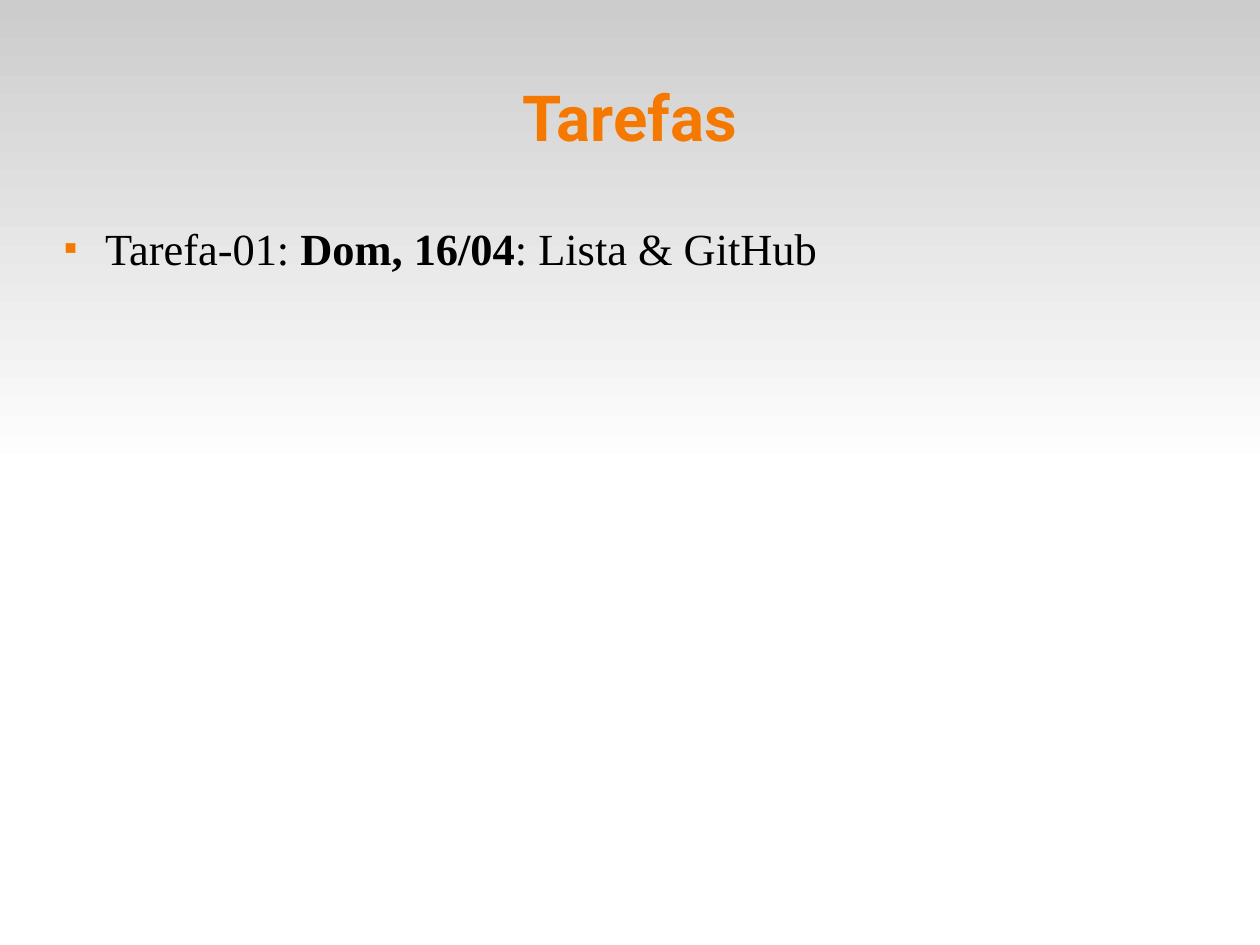
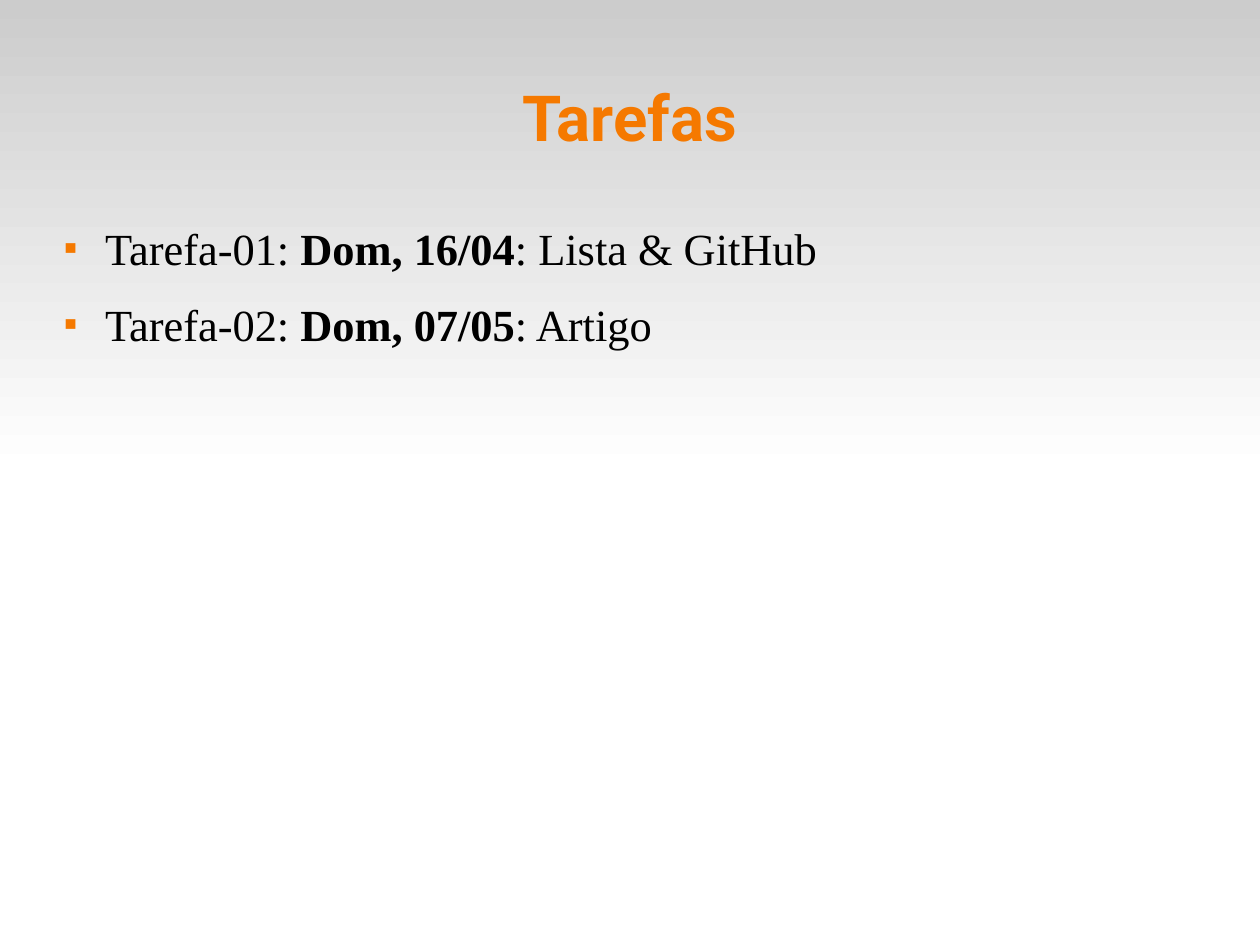
Before and after one commit to fsantanna-uerj/EDL, a slide deck: slide 6 of slides/edl-00.odp (slide 5 before the commit). Drawn at 1260x945 pixels with LibreOffice and Linux fonts; fonts in the diff are those of the drawing. Boxes give left, top, right and bottom in pixels: in the first picture for what was removed or moved away, otherwise in the second. Text is boxed around its words. In the diff, an @@ line names an element or a change of style, - is before the commit and + after.

```diff
--- a/slides/edl-00.odp
+++ b/slides/edl-00.odp
@@ text at (105,309,652,350): paragraph added @@
+■ Tarefa-02: Dom, 07/05: Artigo
```
Also in this commit, not shown: 1 other slide changed, 3 other files.
